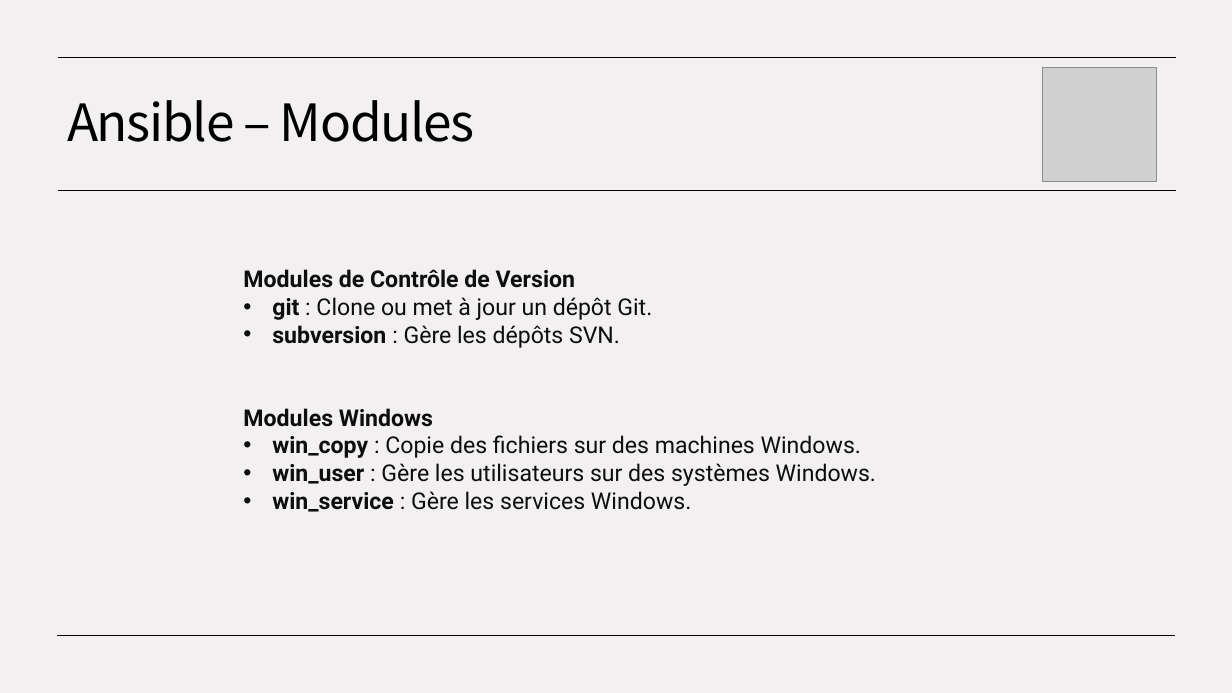
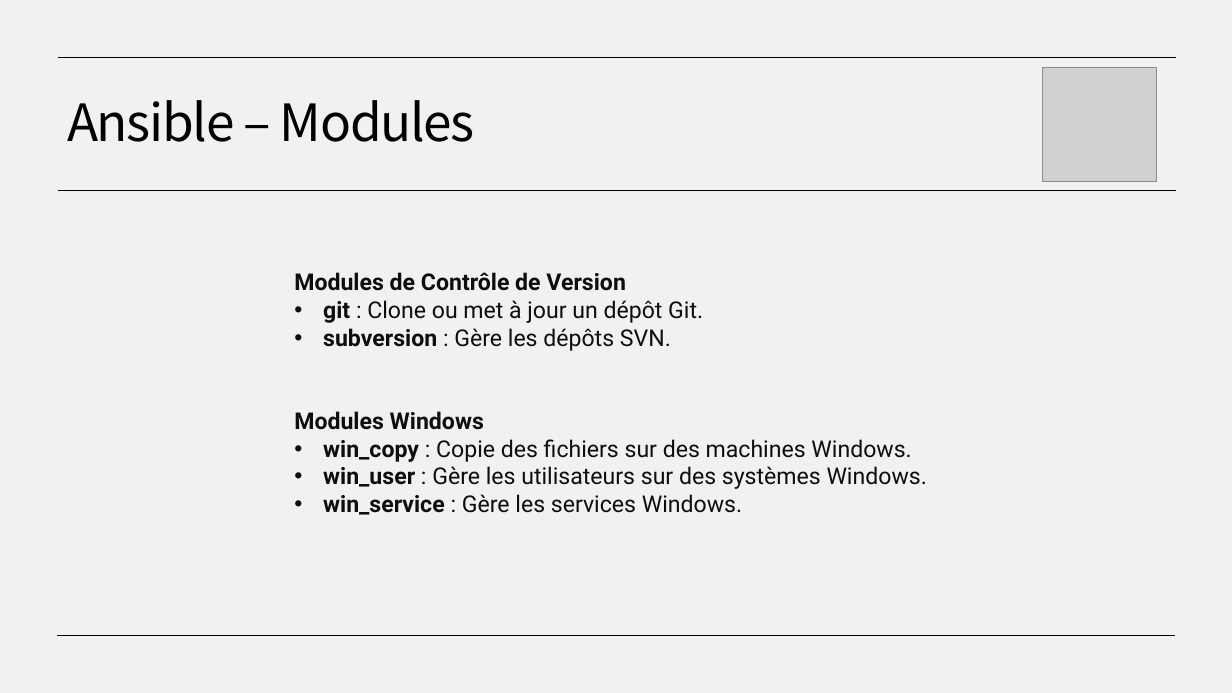
Before and after one commit to ConstevoTechnologies/EPSI---IaC, a slide deck: slide 31 of EPSI - Module IaC.pptx. Drawn at 1232x693 pixels with LibreOffice and Linux fonts; fonts in the diff are those of the drawing; grey boxes stand for pictures. Boxes give left, top, right and bottom in pixels: in the first picture for what was removed or moved away, otherwise in the second. Text is boxed around its words. In the diff, an @@ line names an element or a change of style, - is before the commit and + after.

```diff
--- a/EPSI - Module IaC.pptx
+++ b/EPSI - Module IaC.pptx
@@ text "Modules de Contrôle de Version": place and size @@
-text "Modules de Contrôle de Version" at [243, 269, 876, 512]
+text "Modules de Contrôle de Version" at [294, 272, 927, 515]
```
Also in this commit, not shown: 8 other slides changed.
